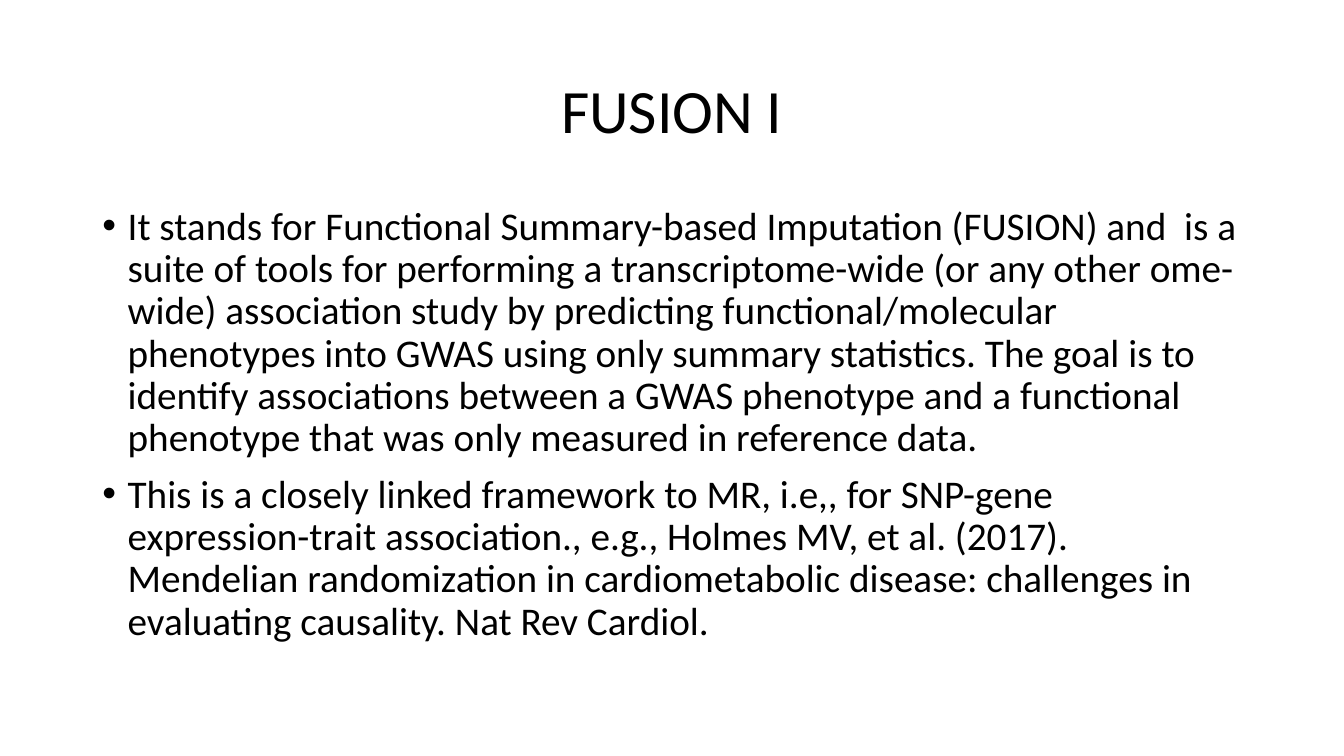
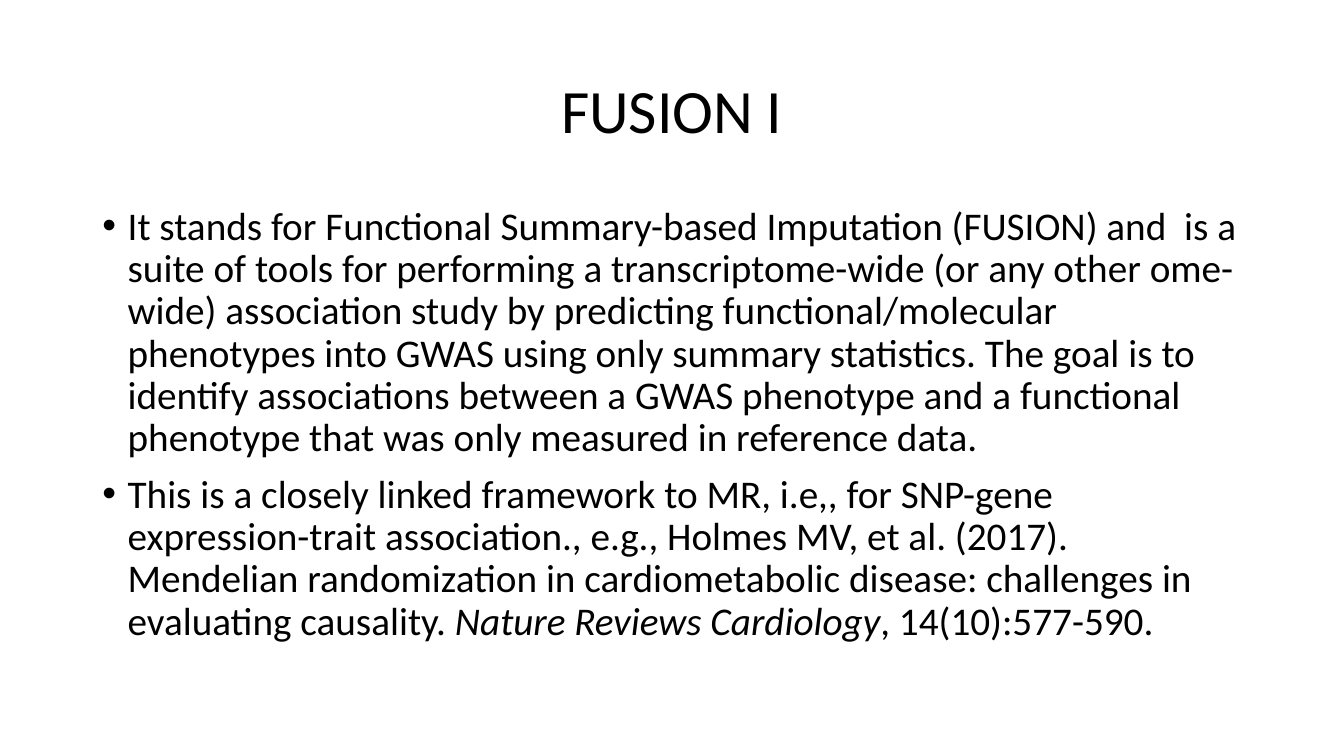
Before and after one commit to jinghuazhao/EWAS-fusion, a slide deck: slide 3 of README.pptx. Drawn at 1344x756 pixels with LibreOffice and Linux fonts; fonts in the diff are those of the drawing. Boxes give left, top, right and bottom in pixels: in the first picture for what was removed or moved away, otherwise in the second. Text is boxed around its words. In the diff, an @@ line names an element or a change of style, - is before the commit and + after.

```diff
--- a/README.pptx
+++ b/README.pptx
@@ text at (128, 480, 1192, 642): text changed @@
-• This is a closely linked framework to MR, i.e,, for SNP-gene expression-trait association., e.g., Holmes MV, et al. (2017). Mendelian randomization in cardiometabolic disease: challenges in evaluating causality. Nat Rev Cardiol.
+• This is a closely linked framework to MR, i.e,, for SNP-gene expression-trait association., e.g., Holmes MV, et al. (2017). Mendelian randomization in cardiometabolic disease: challenges in evaluating causality. Nature Reviews Cardiology, 14(10):577-590.
```
Also in this commit, not shown: 1 other slide changed.
